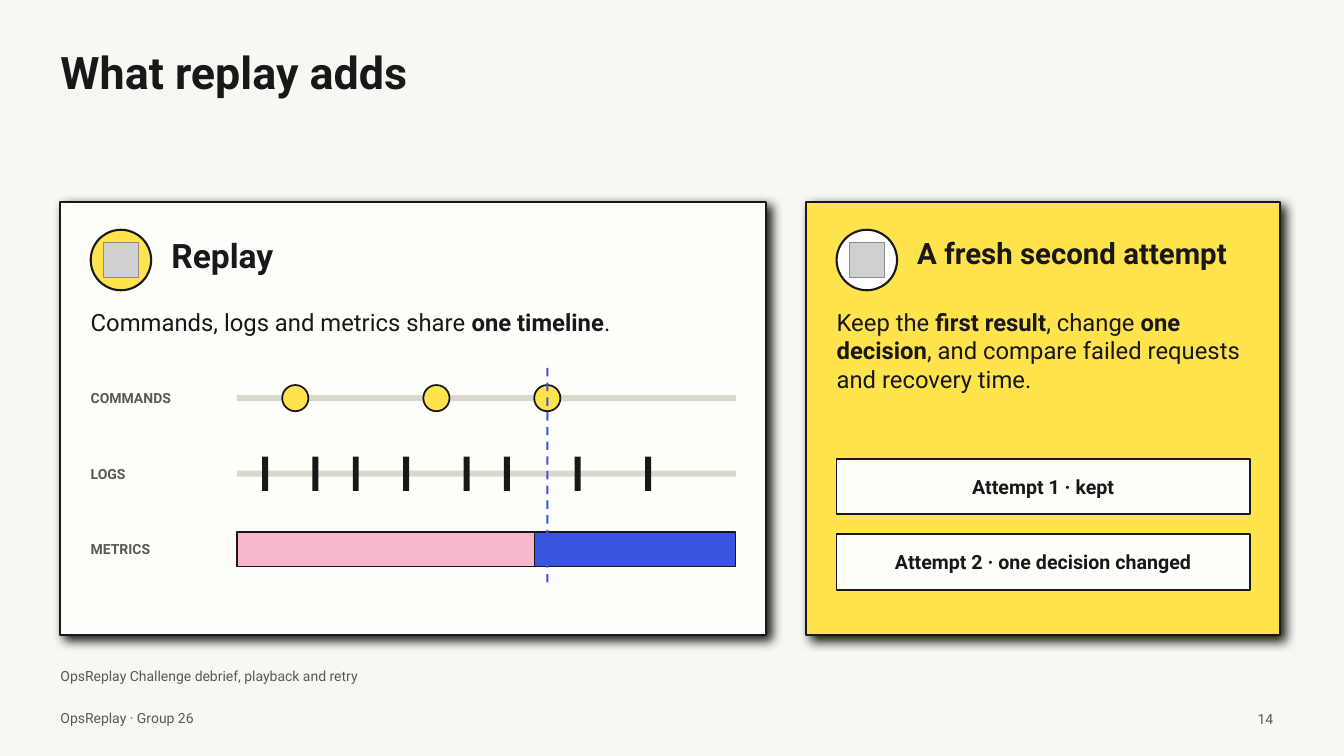
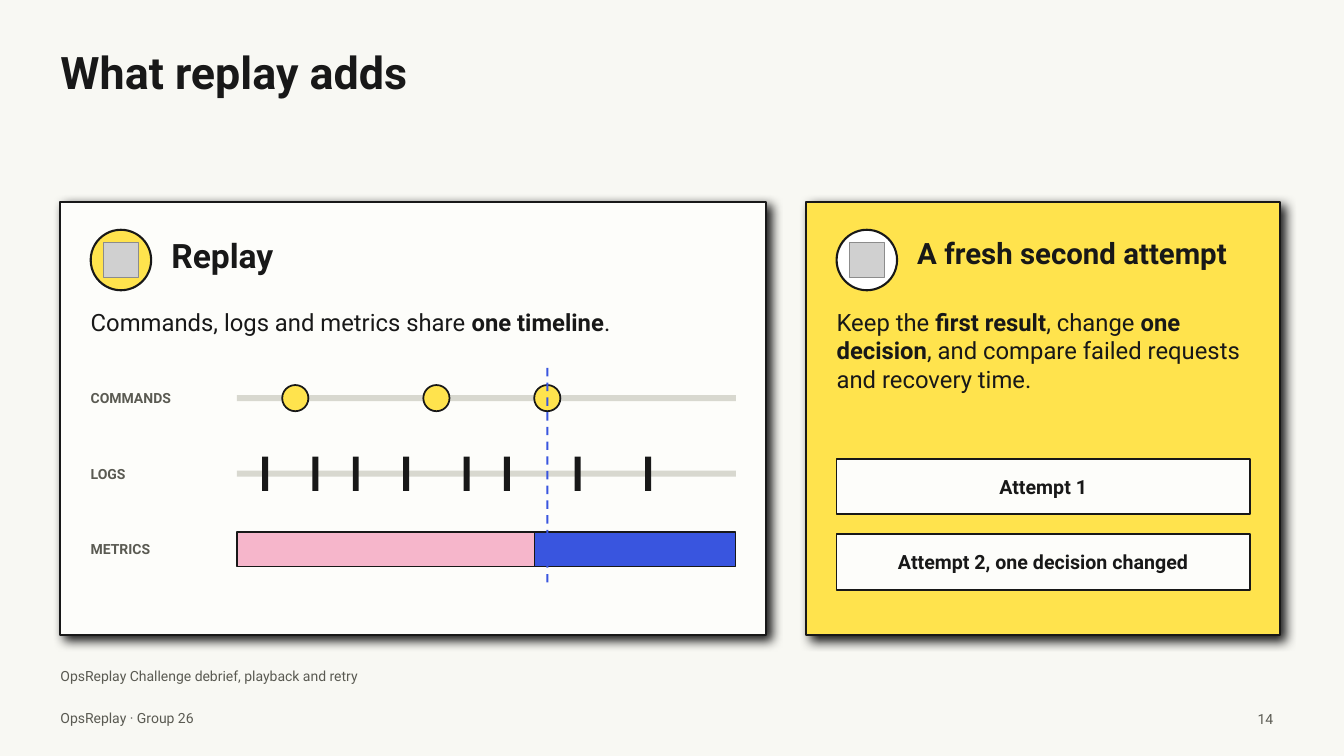
Before and after one commit to ehz0ah/OpsReplay, a slide deck: slide 14 of docs/reports/final/OpsReplay_Final_Presentation.pptx. Drawn at 1344x756 pixels with LibreOffice and Linux fonts; fonts in the diff are those of the drawing; grey boxes stand for pictures. Boxes give left, top, right and bottom in pixels: in the first picture for what was removed or moved away, otherwise in the second. Text is boxed around its words. In the diff, an @@ line names an element or a change of style, - is before the commit and + after.

```diff
--- a/docs/reports/final/OpsReplay_Final_Presentation.pptx
+++ b/docs/reports/final/OpsReplay_Final_Presentation.pptx
@@ text in rectangle at <box>999,480,1087,498</box>: text changed @@
-Attempt 1 · kept
+Attempt 1
@@ text in rectangle at <box>898,554,1188,573</box>: text changed @@
-Attempt 2 · one decision changed
+Attempt 2, one decision changed
```
Also in this commit, not shown: 9 other slides changed.
